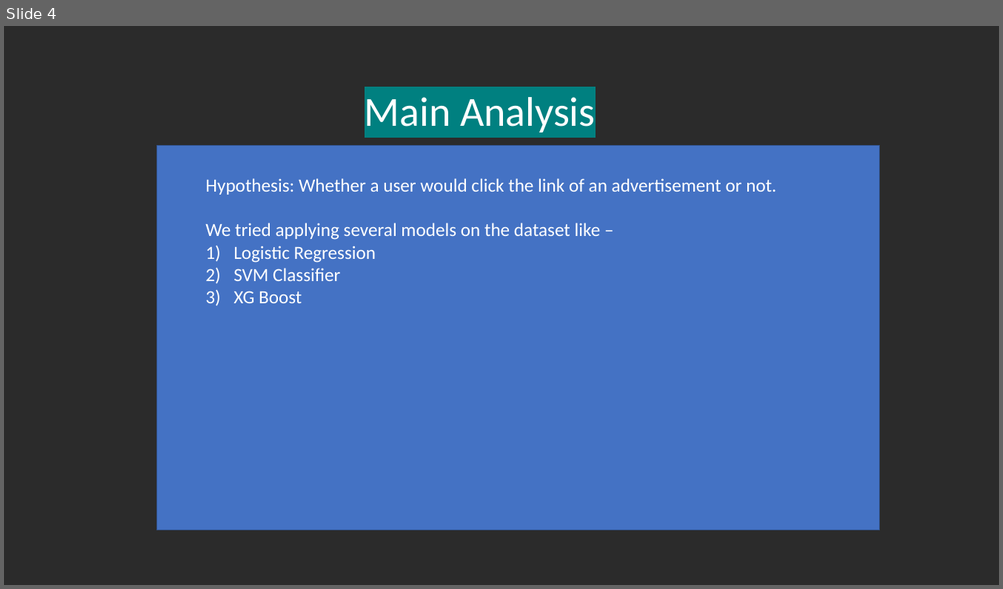
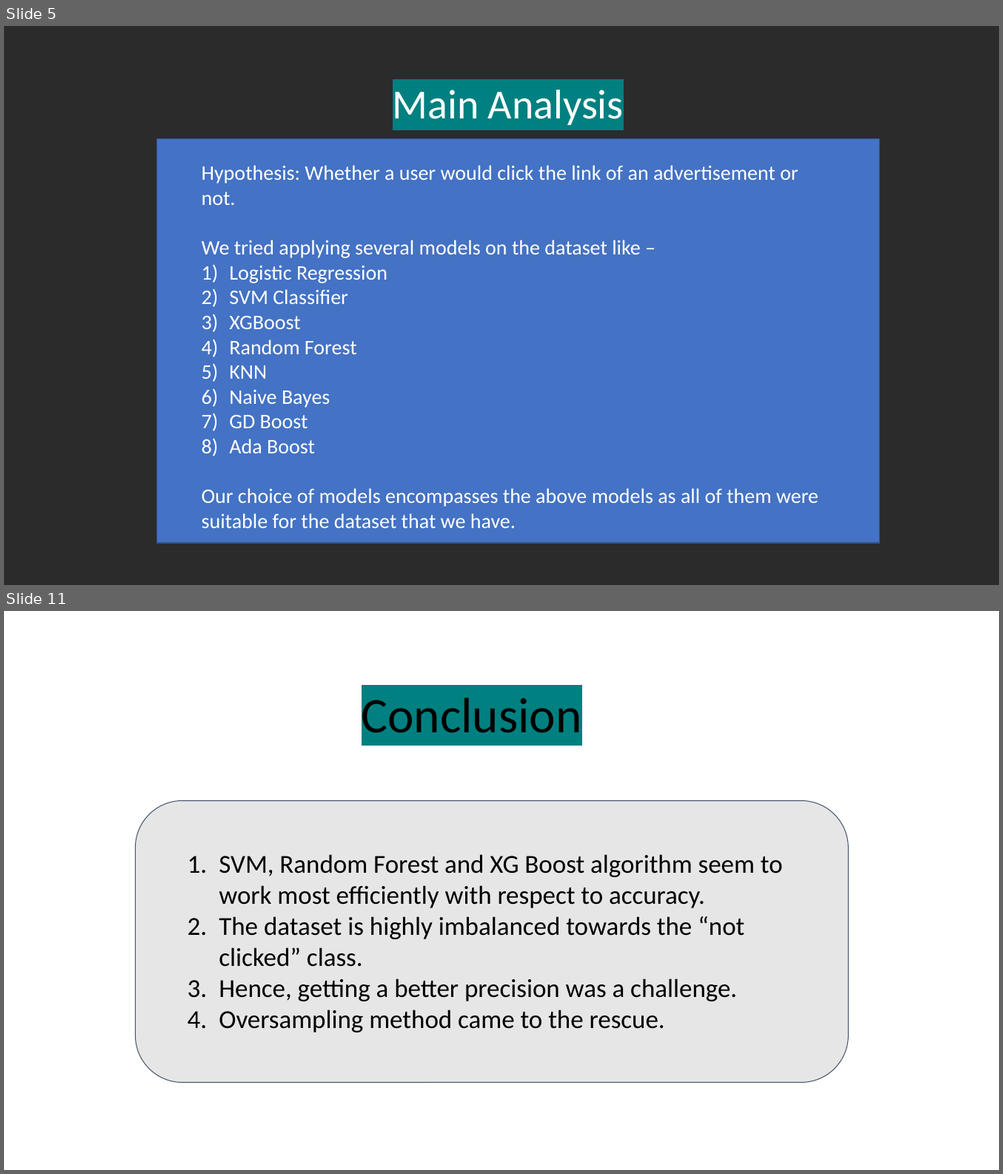
Before and after one commit to Somonnoy44/DSCI-project, a slide deck: DSCI Project Presentation Team 1 - Criteo Click Log Dataset.pptx. Shown one above the other, each under a label of ours: slide 4 before the commit, slides 5 and 11 after it; the slides between them are not shown. The pictures are 1003x589 and 1003x1174 pixels, drawn with LibreOffice and Linux fonts; fonts in the diff are those of the drawing; background and template pictures are left out; a plain dark background stands for a picture behind light text. Boxes give left, top, right and bottom in pixels: in the first picture for what was removed or moved away, otherwise in the second. Text is boxed around its words. In the diff, an @@ line names an element or a change of style, - is before the commit and + after.

Commit message:
Updated DSCI Project Presentation
Updated DSCI Project Presentation Team 1 - Criteo Click Log Dataset

```diff
--- a/DSCI Project Presentation Team 1 - Criteo Click Log Dataset.pptx
+++ b/DSCI Project Presentation Team 1 - Criteo Click Log Dataset.pptx
@@ slide 11 added at box(4, 611, 999, 1170), background picture (left out) @@
@@ text added at box(361, 698, 582, 733), 48 pt, text #000000 @@
+Conclusion
@@ rounded rectangle added at box(135, 800, 848, 1082), fill #E7E6E6, outline #44546A 0.75 pt @@
@@ text added at box(219, 854, 782, 1033), 25 pt, text #000000 @@
+1. SVM, Random Forest and XG Boost algorithm seem to work most efficiently with respect to accuracy.
+2. The dataset is highly imbalanced towards the “not clicked” class.
+3. Hence, getting a better precision was a challenge.
+4. Oversampling method came to the rescue.
@@ what was slide 4 is now slide 5 @@
@@ slide 5 changed as well @@
@@ text "Main Analysis": place and size @@
-text "Main Analysis" at box(364, 97, 595, 133)
+text "Main Analysis" at box(392, 90, 623, 125)
@@ rectangle: place and size @@
-rectangle at box(157, 145, 879, 531)
+rectangle at box(157, 138, 879, 543)
@@ rectangle at box(157, 138, 879, 543): outline #325491 1 pt to #31538F 1 pt @@
@@ text "Hypothesis: Whether a user would ...": place and size @@
-text "Hypothesis: Whether a user would ..." at box(205, 178, 776, 304)
+text "Hypothesis: Whether a user would ..." at box(202, 165, 818, 528)
@@ text at box(202, 165, 798, 304): size 18 to 20 pt in "Hypothesis: Whether a user would click the ...", "We tried applying several models on the ...", "Logistic Regression", "SVM Classifier"; indent changed @@
@@ text at box(202, 316, 818, 528): text changed; size 18 to 20 pt @@
-3) XG Boost
+3) XGBoost
+4) Random Forest
+5) KNN
+6) Naive Bayes
+7) GD Boost
+8) Ada Boost
+Our choice of models encompasses the above models as all of them were suitable for the dataset that we have.
```
Also in this commit, not shown: 2 other slides changed, 7 other slides added, 1 slide removed.
